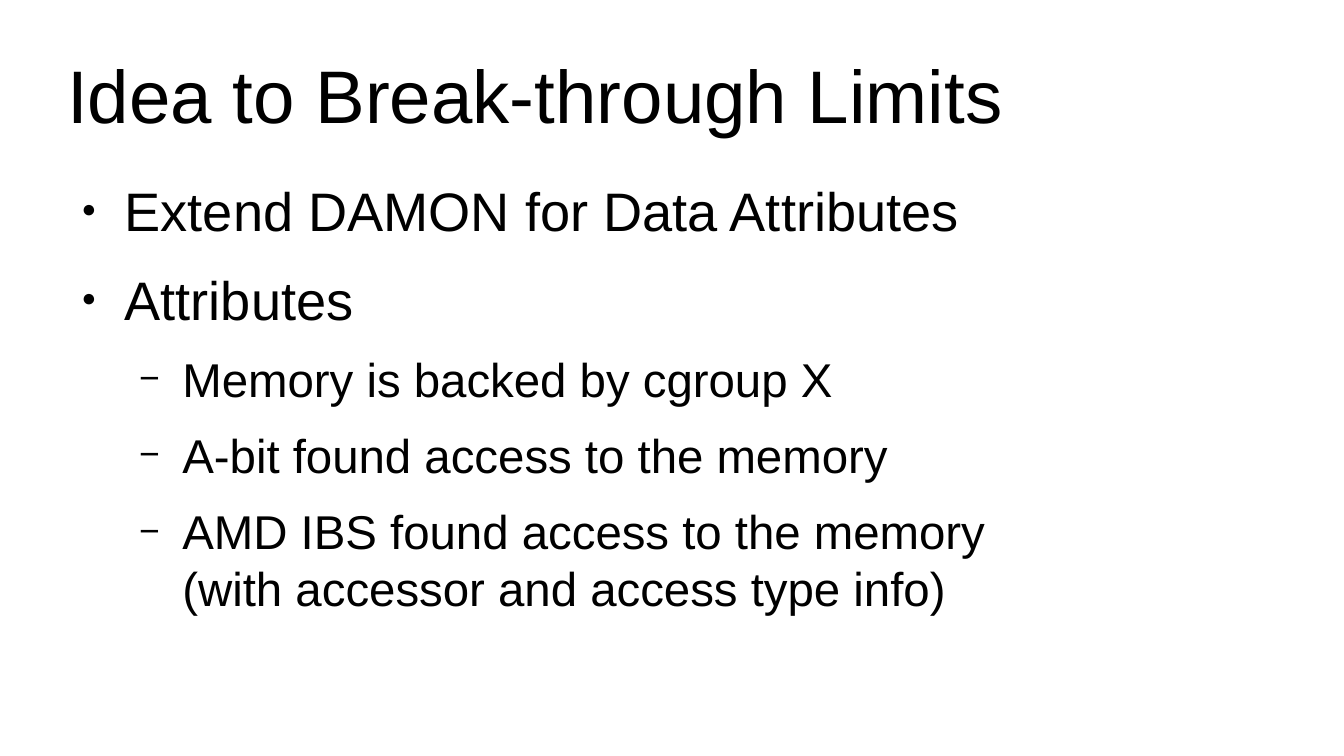
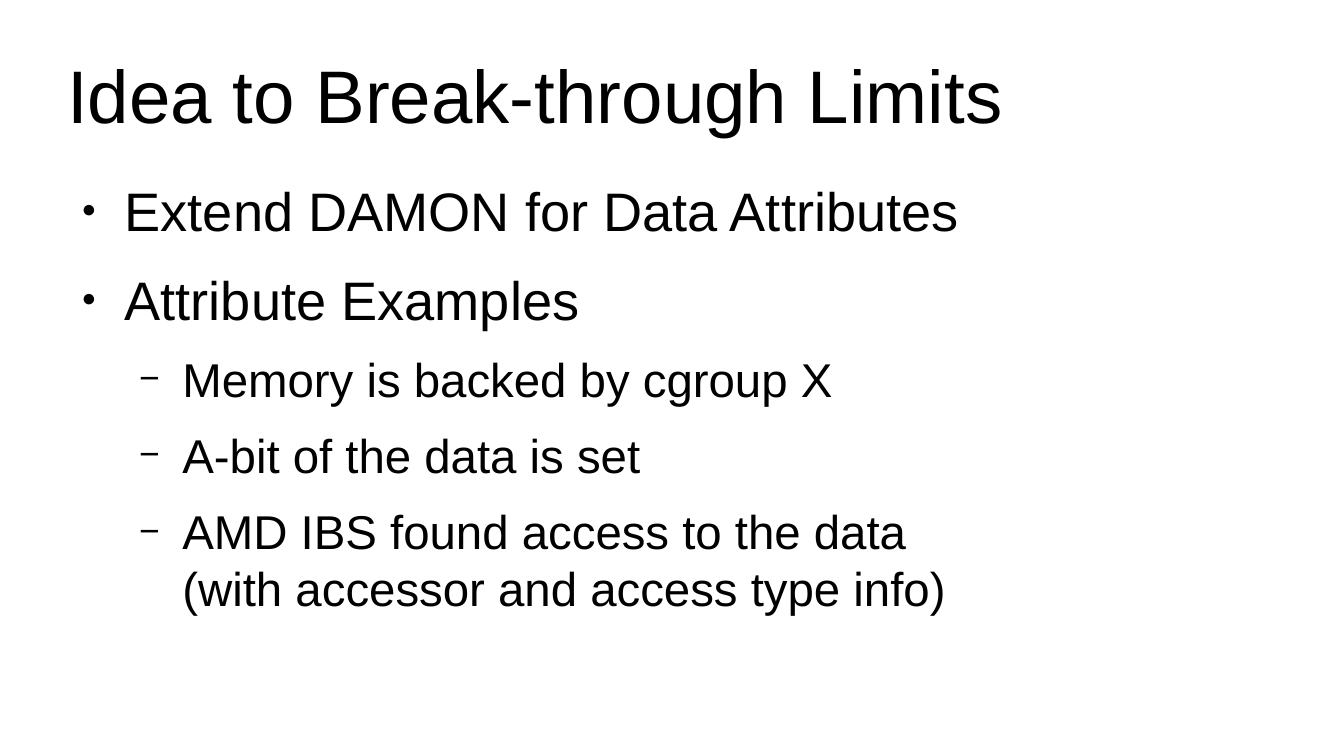
Before and after one commit to damonitor/talks, a slide deck: slide 6 of 2026/lpc/damon_nano_conf/damon_extension.odp. Drawn at 1344x756 pixels with LibreOffice and Linux fonts; fonts in the diff are those of the drawing. Boxes give left, top, right and bottom in pixels: in the first picture for what was removed or moved away, otherwise in the second. Text is boxed around its words. In the diff, an @@ line names an element or a change of style, - is before the commit and + after.

```diff
--- a/2026/lpc/damon_nano_conf/damon_extension.odp
+++ b/2026/lpc/damon_nano_conf/damon_extension.odp
@@ text at (125, 280, 579, 329): text changed @@
-● Attributes
+● Attribute Examples
@@ text at (182, 438, 945, 616): text changed @@
-  − A-bit found access to the memory
-  − AMD IBS found access to the memory
-    (with accessor and access type info)
+  − A-bit of the data is set
+  − AMD IBS found access to the data
+    (with accessor and access type info)
```
Also in this commit, not shown: 4 other slides changed, 1 slide added, 1 slide removed, 2 other files.
